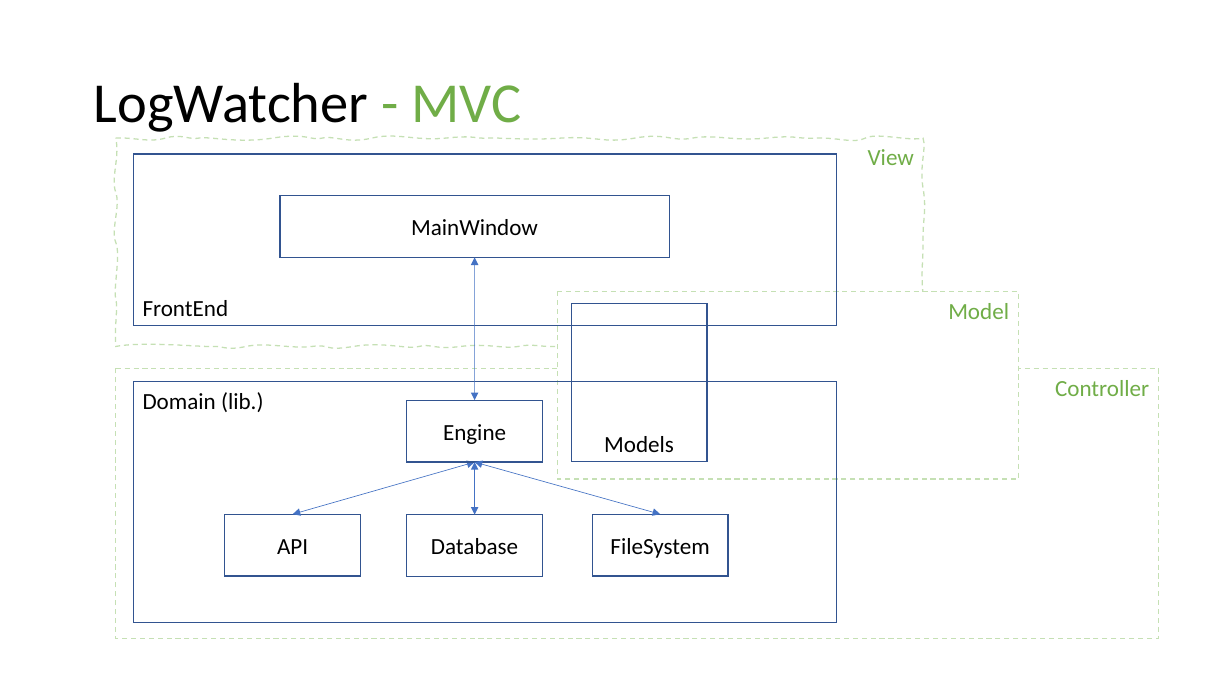
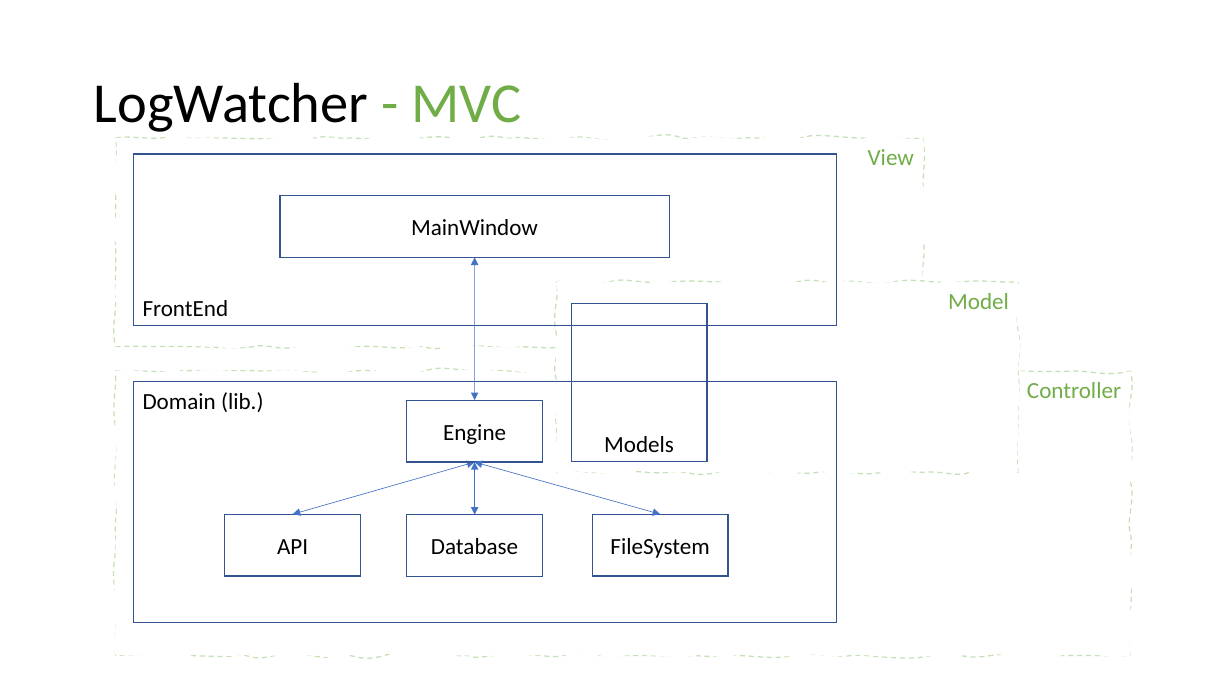
Before and after one commit to FaderVader/CPH_Afgangsprojekt_2022, a slide deck: slide 17 of LogSearcher.pptx. Drawn at 1232x693 pixels with LibreOffice and Linux fonts; fonts in the diff are those of the drawing. Boxes give left, top, right and bottom in pixels: in the first picture for what was removed or moved away, otherwise in the second. Text is boxed around its words. In the diff, an @@ line names an element or a change of style, - is before the commit and + after.

```diff
--- a/LogSearcher.pptx
+++ b/LogSearcher.pptx
@@ freeform shape "View" at <box>116,138,923,347</box>: outline redrawn @@
@@ freeform shape added at <box>556,282,1019,472</box>, fill #FFFFFF, outline #548235 1 pt dashed, 18 pt, text #70AD47 @@
+Model
@@ rectangle removed at <box>557,292,1019,480</box> @@
-Model
@@ rectangle removed at <box>116,369,1158,639</box> @@
-Controller
@@ freeform shape added at <box>116,372,1130,656</box>, fill #FFFFFF, outline #548235 1 pt dashed, 18 pt, text #70AD47 @@
+Controller
```
Also in this commit, not shown: 2 other slides changed, 1 slide added.
